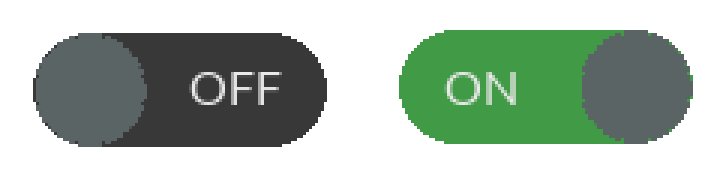
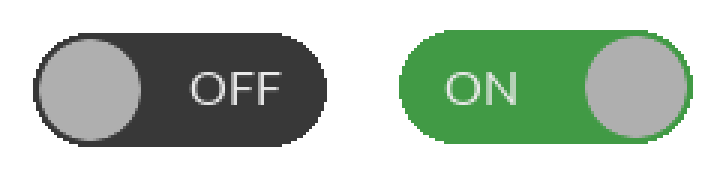
The second (720, 180) image is a revision of the first. Changes to its layers:
renamed "Pasted Layer #2" to "Layer copy", painted on it over [582, 30, 693, 144]
renamed "Pasted Layer #1" to "Layer", painted on it over [36, 33, 147, 147]
